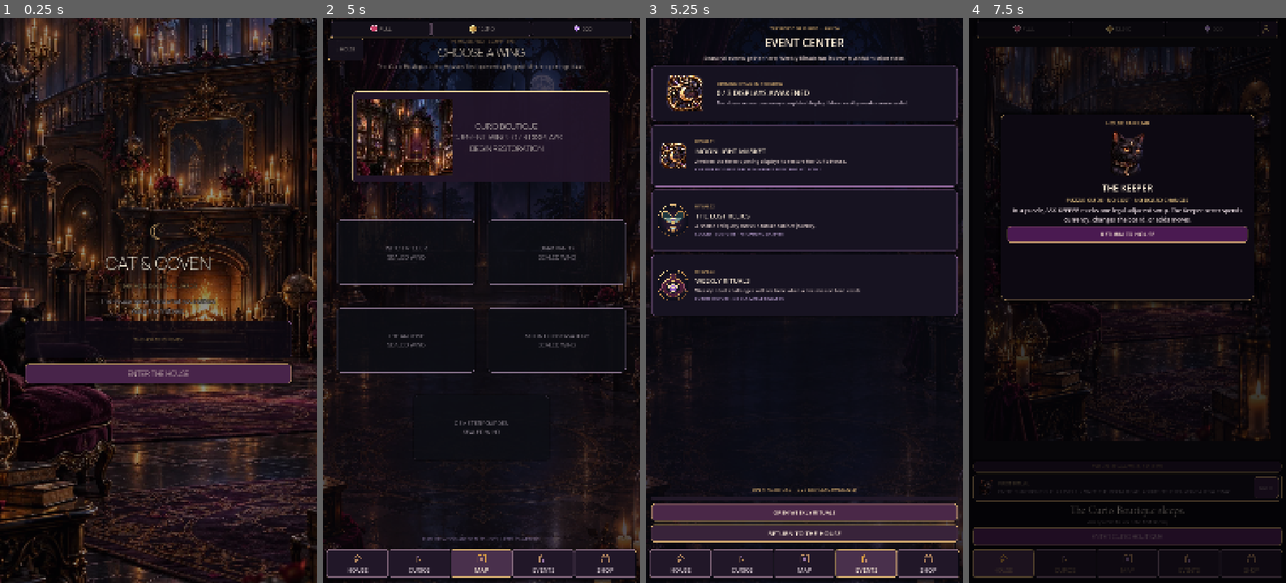
Above: before the commit, frames 1-4 (left to right).
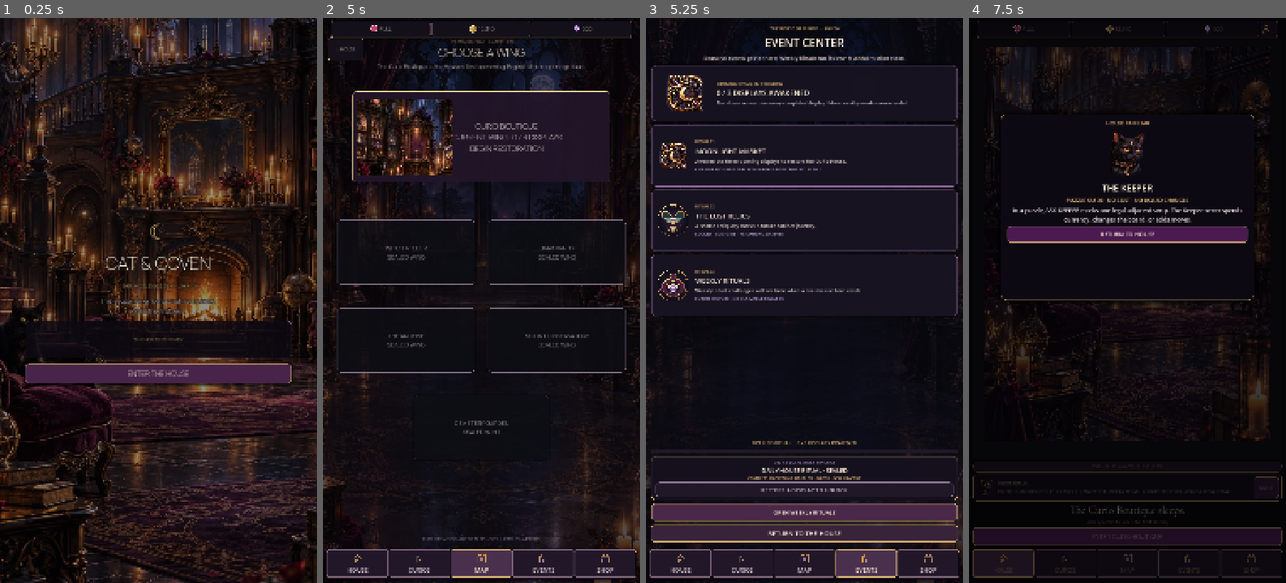
Above: after the commit, the same moments.

Repository: Jay-prodesign/akilta-match3
Game: Godot game, scene res://src/app/app_bootstrap.tscn
The game is run twice, just before and just after one commit, with the same random seed, the same clock (stepped at 60 frames per second) and the same inputs.
Inputs (mouse positions are in pixels of both pictures, inside the frame that each line leads up to):
- Up to frame 1 (0.25 s): no input
- Up to frame 2 (5 s): click "ENTER THE HOUSE" at 0.5 s; click "ENTER CURIO BOUTIQUE" at 1.25 s; click (357, 566) at 2 s; click "ENTER CURIO BOUTIQUE" at 2.75 s; click (418, 566) at 3.5 s; click (481, 566) at 4.25 s
- Up to frame 3 (5.25 s): click (864, 566) at 5 s
- Up to frame 4 (7.5 s): click (1251, 566) at 5.75 s; click (1003, 566) at 6.5 s; click (1057, 272) at 7.25 s

Frames 1-2 are identical in both runs. In frame 3, 1.6% of the frame differs, in the area x 1-99%, y 74-86%; in frame 4, less than 0.1%.

Commit message:
Retention: add truthful device-local Daily House Ritual

Diff:
--- a/src/app/app_bootstrap.gd
+++ b/src/app/app_bootstrap.gd
@@ -389,6 +389,36 @@
 	if navigation != null and navigation.current() == NavigationScript.Route.MISSIONS and navigation.go(NavigationScript.Route.HOUSE, {"via": "missions_house"}):
 		_render_house()
 
+func _completed_opening_levels() -> Array[int]:
+	var levels: Array[int] = []
+	if progress == null:
+		return levels
+	for level_number in range(1, INTERNAL_REVIEW_LEVEL_COUNT + 1):
+		var level_id := "ch01_level_%03d" % level_number
+		if progress.completed_levels.has(level_id):
+			levels.append(level_number)
+	return levels
+
+func _daily_practice_level() -> int:
+	var levels := _completed_opening_levels()
+	if levels.is_empty():
+		return 0
+	var local_date := Time.get_datetime_dict_from_system()
+	var ordinal := int(local_date.get("year", 2000)) * 372 + int(local_date.get("month", 1)) * 31 + int(local_date.get("day", 1))
+	return int(levels[posmod(ordinal, levels.size())])
+
+func _open_daily_practice(level_number: int) -> void:
+	var level_id := "ch01_level_%03d" % level_number
+	if navigation == null or navigation.current() != NavigationScript.Route.EVENTS or progress == null or not progress.completed_levels.has(level_id):
+		return
+	_emit_shell_feedback()
+	if not navigation.go(NavigationScript.Route.HOUSE, {"via":"daily_house_ritual", "level":level_number}):
+		return
+	_render_house()
+	if not show_map():
+		return
+	show_prestart(level_number)
+
 func show_feature_preview(feature: String) -> bool:
 	# Truthful internal-review destinations are real product routes/screens.
 	# Events and Shop remain unavailable for live actions, but they are not
@@ -608,6 +638,59 @@
 		ritual_progress.add_theme_stylebox_override("background", track)
 		ritual_progress.add_theme_stylebox_override("fill", fill)
 		layout.add_child(ritual_progress)
+		var daily_level := _daily_practice_level()
+		var daily_card := PanelContainer.new()
+		daily_card.name = "DailyPracticeCard"
+		daily_card.custom_minimum_size = Vector2(0, 126)
+		var daily_style := StyleBoxFlat.new()
+		daily_style.bg_color = Color("#15101D", 0.96)
+		daily_style.border_color = Color("#D5AD70", 0.74)
+		daily_style.set_border_width_all(1)
+		daily_style.set_corner_radius_all(14)
+		daily_style.content_margin_left = 14
+		daily_style.content_margin_right = 14
+		daily_style.content_margin_top = 10
+		daily_style.content_margin_bottom = 10
+		daily_card.add_theme_stylebox_override("panel", daily_style)
+		layout.add_child(daily_card)
+		var daily_content := VBoxContainer.new()
+		daily_content.name = "DailyContent"
+		daily_content.add_theme_constant_override("separation", 4)
+		daily_card.add_child(daily_content)
+		var daily_kicker := Label.new()
+		daily_kicker.name = "DailyPracticeKicker"
+		daily_kicker.text = "DEVICE-LOCAL DAILY PRACTICE"
+		daily_kicker.horizontal_alignment = HORIZONTAL_ALIGNMENT_CENTER
+		daily_kicker.add_theme_color_override("font_color", Color("#BFA5D8"))
+		daily_kicker.add_theme_font_size_override("font_size", 14)
+		daily_content.add_child(daily_kicker)
+		var daily_title := Label.new()
+		daily_title.name = "DailyPracticeTitle"
+		daily_title.text = "DAILY HOUSE RITUAL · LEVEL %d" % daily_level if daily_level > 0 else "DAILY HOUSE RITUAL · SEALED"
+		daily_title.horizontal_alignment = HORIZONTAL_ALIGNMENT_CENTER
+		daily_title.add_theme_color_override("font_color", Color("#FFF0D8"))
+		daily_title.add_theme_font_size_override("font_size", 20)
+		daily_content.add_child(daily_title)
+		var daily_truth := Label.new()
+		daily_truth.name = "DailyPracticeTruth"
+		daily_truth.text = "REPLAY ONLY · NO BONUS REWARD · NO CURRENCY SPEND" if daily_level > 0 else "COMPLETE AN OPENING RITUAL TO UNLOCK LOCAL PRACTICE"
+		daily_truth.horizontal_alignment = HORIZONTAL_ALIGNMENT_CENTER
+		daily_truth.autowrap_mode = TextServer.AUTOWRAP_WORD_SMART
+		daily_truth.add_theme_color_override("font_color", Color("#D5AD70"))
+		daily_truth.add_theme_font_size_override("font_size", 13)
+		daily_content.add_child(daily_truth)
+		var daily_action := Button.new()
+		daily_action.name = "DailyPracticeAction"
+		daily_action.text = "PRACTICE LEVEL %d" % daily_level if daily_level > 0 else "RESTORE A DISPLAY TO UNLOCK"
+		daily_action.custom_minimum_size.y = 50
+		daily_action.disabled = daily_level <= 0
+		daily_action.set_meta("daily_level", daily_level)
+		daily_action.set_meta("retention_contract", "device_local_replay_no_bonus")
+		_style_meta_action(daily_action, daily_level > 0)
+		daily_content.add_child(daily_action)
+		if daily_level > 0:
+			daily_action.pressed.connect(_open_daily_practice.bind(daily_level))
+
 		var weekly_button := Button.new()
 		weekly_button.name = "WeeklyMissionsAction"
 		weekly_button.text = "OPEN WEEKLY RITUALS"
--- a/tests/integration/test_first_player_journey.gd
+++ b/tests/integration/test_first_player_journey.gd
@@ -378,8 +378,29 @@
 			_expect(str(app.current_route_name()) == "events", "completed House must enter the Events route")
 			var completed_event_progress: Label = app.current_screen().get_node_or_null("FeatureLayout/ChapterRitualProgress")
 			_expect(completed_event_progress != null and completed_event_progress.text.begins_with("OPENING RITUAL COMPLETE"), "Events must reflect the completed 3/3 opening ritual")
-			app.current_screen().get_node("FeatureLayout/BackToHouse").emit_signal("pressed")
-			await process_frame
+			var daily_action: Button = app.current_screen().get_node_or_null("FeatureLayout/DailyPracticeCard/DailyContent/DailyPracticeAction") as Button
+			var daily_truth: Label = app.current_screen().get_node_or_null("FeatureLayout/DailyPracticeCard/DailyContent/DailyPracticeTruth") as Label
+			_expect(daily_action != null and not daily_action.disabled, "completed Events must expose a playable Daily House Ritual")
+			_expect(daily_truth != null and daily_truth.text.contains("REPLAY ONLY") and daily_truth.text.contains("NO BONUS REWARD"), "Daily House Ritual must state its non-economic replay truth")
+			var daily_level := int(daily_action.get_meta("daily_level", 0)) if daily_action != null else 0
+			_expect(daily_level >= 1 and daily_level <= 3, "Daily House Ritual must select one completed opening level")
+			if daily_action != null:
+				daily_action.emit_signal("pressed")
+				await process_frame
+				_expect(str(app.current_route_name()) == "prestart", "Daily House Ritual must enter replay prestart through the canonical route")
+				var daily_prestart = app.current_screen()
+				var daily_reward: Label = daily_prestart.get_node_or_null("Layout/Card/Content/Reward") as Label if daily_prestart != null else null
+				var daily_note: Label = daily_prestart.get_node_or_null("Layout/Card/Content/Note") as Label if daily_prestart != null else null
+				_expect(daily_reward != null and daily_reward.text.begins_with("OWNED CURIO"), "Daily House Ritual replay must not advertise a duplicate reward")
+				_expect(daily_note != null and daily_note.text.contains("persistent rewards are already secured"), "Daily House Ritual prestart must state that persistent rewards cannot be farmed")
+				var daily_back: Button = daily_prestart.get_node_or_null("Layout/Back") as Button if daily_prestart != null else null
+				_expect(daily_back != null, "Daily House Ritual replay prestart must keep a safe Map return")
+				if daily_back != null:
+					daily_back.emit_signal("pressed")
+					await process_frame
+				_expect(str(app.current_route_name()) == "map", "Daily House Ritual back action must return to Map")
+				_expect(app.show_house(), "Daily House Ritual Map must return to House")
+				await process_frame
 			_expect(app.show_feature_preview("Profile"), "completed House must open Profile")
 			await process_frame
 			_expect(str(app.current_route_name()) == "profile_settings", "Profile must own the S12 route")
--- a/tests/visual/capture_three_level_progression.gd
+++ b/tests/visual/capture_three_level_progression.gd
@@ -158,8 +158,34 @@
 		return _fail(app, "Events does not expose the completed opening ritual state")
 	if event_hero_kicker == null or event_hero_kicker.text != "OPENING RITUAL COMPLETE" or event_hero_title == null or not event_hero_title.text.contains("3 / 3 DISPLAYS AWAKENED"):
 		return _fail(app, "completed Events hero does not resolve to the 3/3 ritual state")
+	var daily_action: Button = app.current_screen().get_node_or_null("FeatureLayout/DailyPracticeCard/DailyContent/DailyPracticeAction") as Button
+	var daily_truth: Label = app.current_screen().get_node_or_null("FeatureLayout/DailyPracticeCard/DailyContent/DailyPracticeTruth") as Label
+	if daily_action == null or daily_action.disabled or daily_truth == null or not daily_truth.text.contains("NO BONUS REWARD"):
+		return _fail(app, "completed Events must expose truthful Daily House Ritual practice")
 	if not await _save(app, "progression-final-events.png"):
 		return
+	daily_action.emit_signal("pressed")
+	await _frames(3)
+	if String(app.current_route_name()) != "prestart":
+		return _fail(app, "Daily House Ritual must open replay prestart")
+	var daily_prestart = app.current_screen()
+	var daily_reward: Label = daily_prestart.get_node_or_null("Layout/Card/Content/Reward") as Label if daily_prestart != null else null
+	var daily_note: Label = daily_prestart.get_node_or_null("Layout/Card/Content/Note") as Label if daily_prestart != null else null
+	if daily_reward == null or not daily_reward.text.begins_with("OWNED CURIO") or daily_note == null or not daily_note.text.contains("persistent rewards are already secured"):
+		return _fail(app, "Daily House Ritual replay prestart must preserve no-farming truth")
+	if not await _save(app, "progression-daily-ritual-prestart.png"):
+		return
+	var daily_back: Button = daily_prestart.get_node_or_null("Layout/Back") as Button if daily_prestart != null else null
+	if daily_back == null:
+		return _fail(app, "Daily House Ritual replay prestart back action missing")
+	daily_back.emit_signal("pressed")
+	await _frames(2)
+	if String(app.current_route_name()) != "map" or not app.show_house():
+		return _fail(app, "Daily House Ritual must return safely through Map to House")
+	await _frames(2)
+	if not app.show_feature_preview("Events"):
+		return _fail(app, "House must reopen Events after Daily House Ritual proof")
+	await _frames(2)
 	var weekly_button: Button = app.current_screen().get_node_or_null("FeatureLayout/WeeklyMissionsAction") as Button
 	if weekly_button == null:
 		return _fail(app, "Event Center must expose the S09 Weekly Rituals destination")
Not shown, changed: .github/workflows/p0-visual.yml
